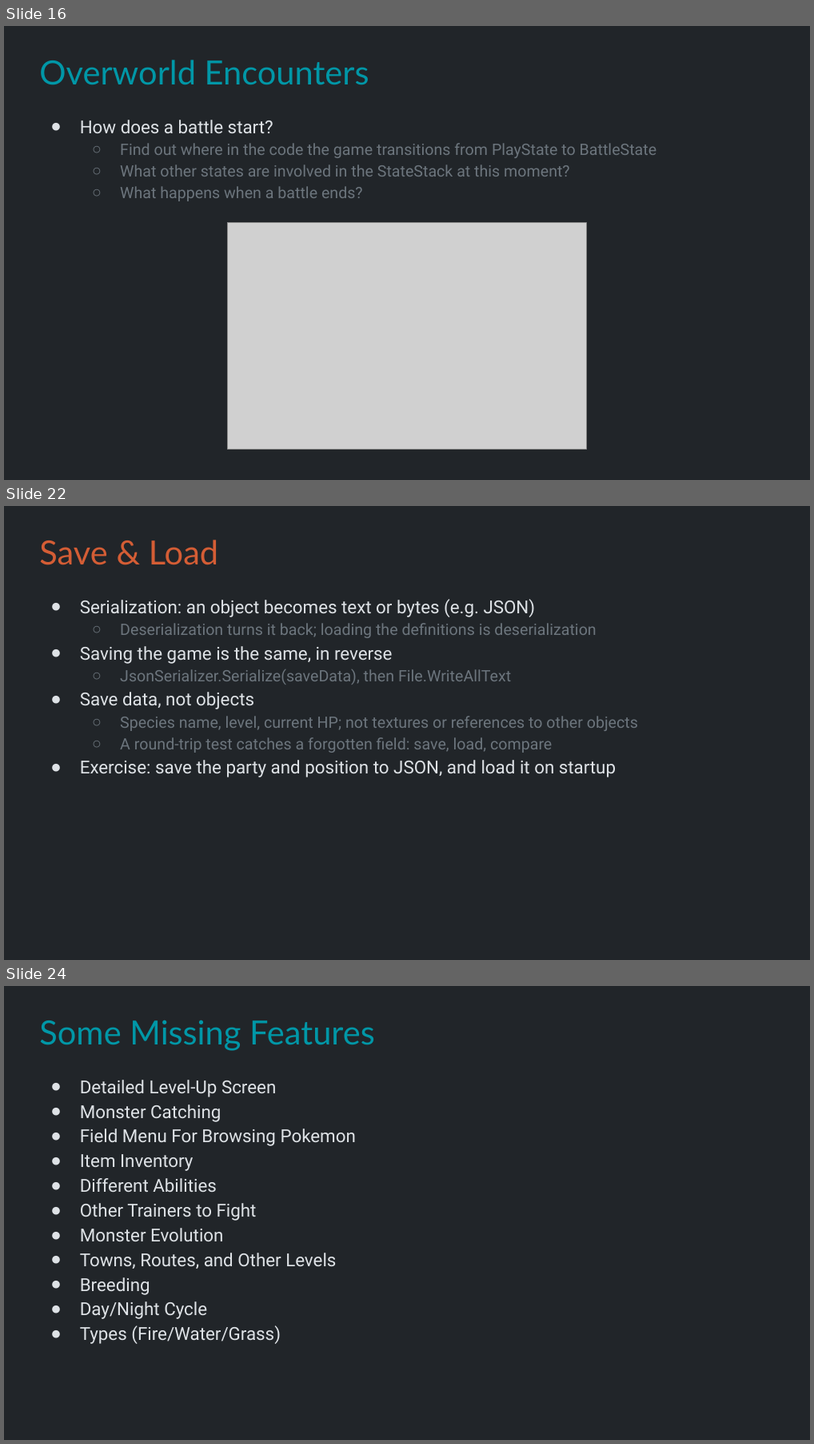
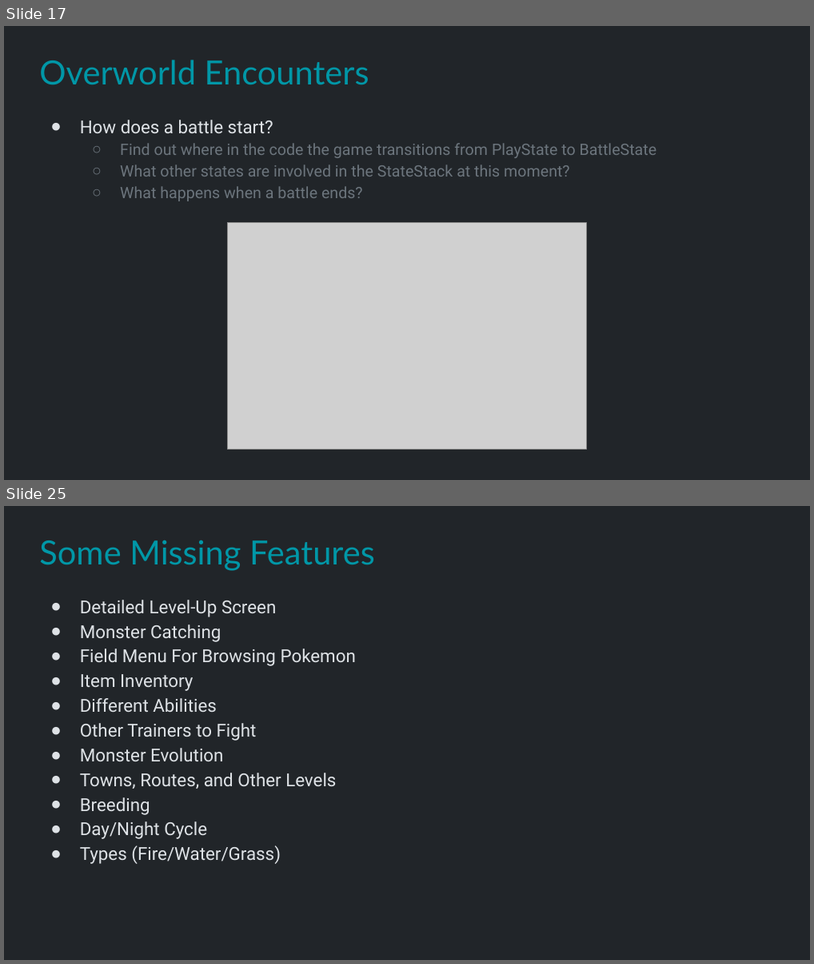
Before and after one commit to Metamate/gar, a slide deck: slides/10 Pokemon.pptx. Shown one above the other, each under a label of ours: slides 16, 22 and 24 before the commit, slides 17 and 25 after it; the slides between them are not shown. The pictures are 814x1444 and 814x964 pixels, drawn with LibreOffice and Linux fonts; fonts in the diff are those of the drawing; grey boxes stand for pictures. Boxes give left, top, right and bottom in pixels: in the first picture for what was removed or moved away, otherwise in the second. Text is boxed around its words. In the diff, an @@ line names an element or a change of style, - is before the commit and + after.

```diff
--- a/slides/10 Pokemon.pptx
+++ b/slides/10 Pokemon.pptx
@@ slide 22 removed at (4, 506, 810, 960), background #212529 @@
@@ title removed at (39, 540, 218, 565) @@
-Save & Load
@@ text removed at (80, 599, 638, 777) @@
-● Serialization: an object becomes text or bytes (e.g. JSON)
-  ○ Deserialization turns it back; loading the definitions is deserialization
-● Saving the game is the same, in reverse
-  ○ JsonSerializer.Serialize(saveData), then File.WriteAllText
-● Save data, not objects
-  ○ Species name, level, current HP; not textures or references to other objects
-  ○ A round-trip test catches a forgotten field: save, load, compare
-● Exercise: save the party and position to JSON, and load it on startup
@@ what was slide 16 is now slide 17 @@
@@ what was slide 24 is now slide 25 @@
```
Also in this commit, not shown: 7 slides changed, 8 slides added, 5 other slides removed, 1 other file.
